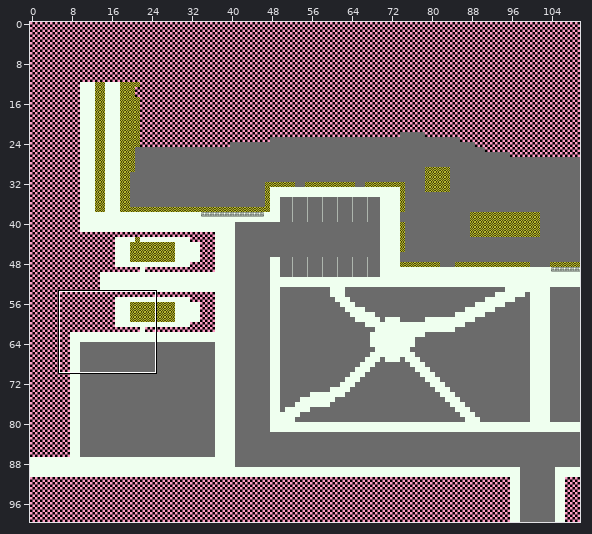
An edit to a level. Tiled map, Assets/Graphics/Maps/Park/Park.tmx. The first picture is a wide view before the edit; the outline marks the close-up.
Close-up. Earlier state:
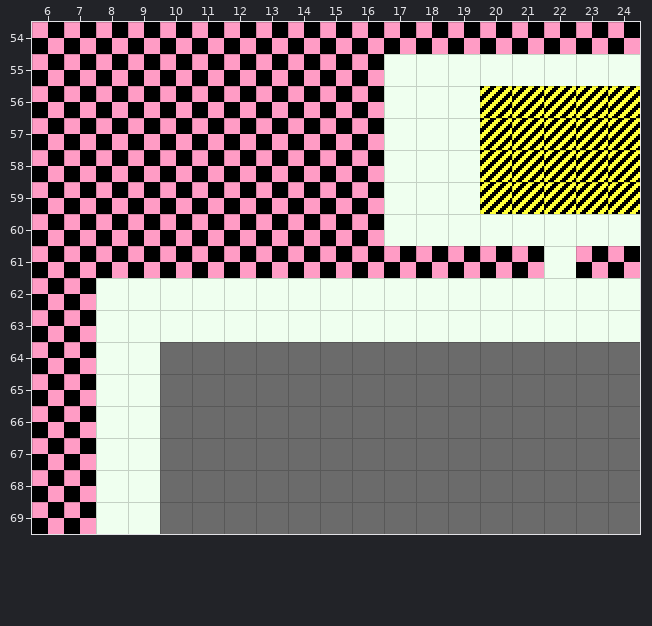
Cells are 16x16 px. Shown: x 6..24, y 54..69. The commit also changed other parts of the map, which this record leaves out.
And afterwards:
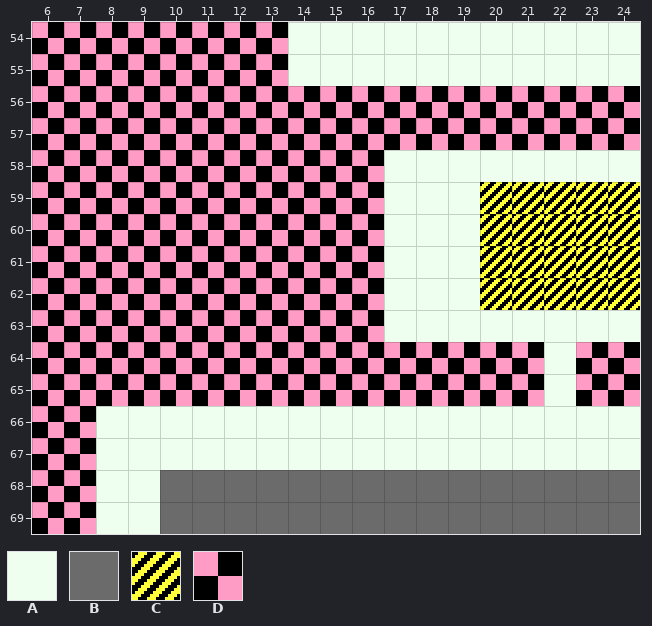
Key: from "DebugGraybox": A 0, B 2, C 4, D 9.
_ is an empty cell.
Change:
Layer "Graybox":
y 54: x 14..24 DDDDDDDDDDD -> AAAAAAAAAAA
y 55: x 14..16 DDD -> AAA
y 56..57: x 17..24 AAACCCCC -> DDDDDDDD
y 58: x 20..24 CCCCC -> AAAAA
y 60: x 20..24 AAAAA -> CCCCC
y 61: x 17..24 DDDDDADD -> AAACCCCC
y 62: x 8..16 AAAAAAAAA -> DDDDDDDDD; x 20..24 AAAAA -> CCCCC
y 63: x 8..16 AAAAAAAAA -> DDDDDDDDD
y 64..65: x 8..24 AABBBBBBBBBBBBBBB -> DDDDDDDDDDDDDDADD
y 66..67: x 10..24 BBBBBBBBBBBBBBB -> AAAAAAAAAAAAAAA
Pixel boxes of the changes (left, top, right, bottom) in both close-ups:
changed: (288, 22, 640, 182)
changed: (96, 214, 640, 470)
